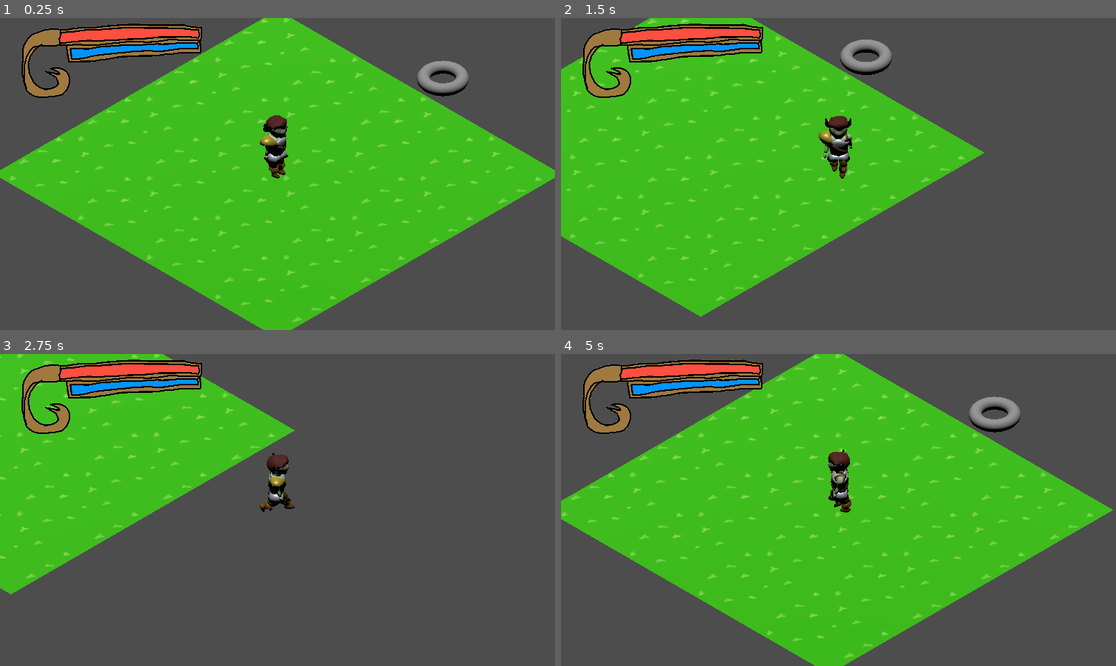
Above: before the commit, frames 1-4 (two rows, left to right).
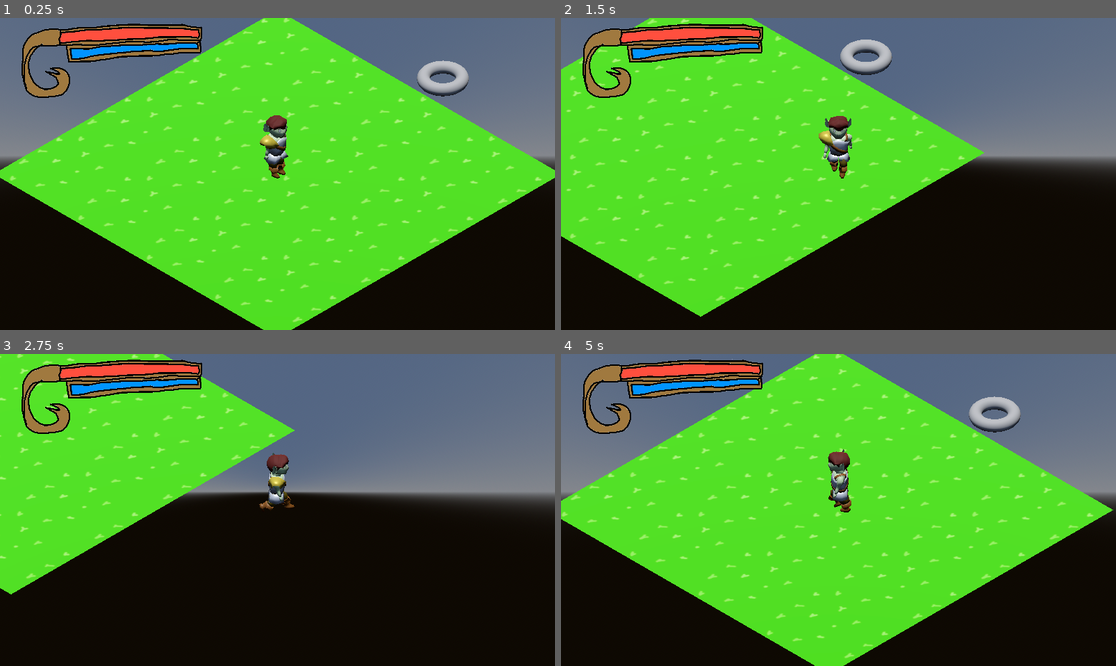
Above: after the commit, the same moments.

Repository: hcthoemmes/cathartic-casting-compulsion
Game: Godot game, scene res://Scenes/world_root.tscn
Same seed, same stepped clock (60 frames per second), same inputs: the game is played once before the commit and once after it. Sound files missing from this copy of the repository are replaced by a short silence.
Inputs:
- Up to frame 1 (0.25 s): no input
- Up to frame 2 (1.5 s): tap Enter at 0.5 s; hold D (east) 0.53-1.28 s; tap Z (use) at 0.6, 1.35 s; hold S (south) from 1.28 s (still down)
- Up to frame 3 (2.75 s): release S (south) at 2.03 s; hold D (east) from 2.03 s (still down); tap Z (use) at 2.1 s
- Up to frame 4 (5 s): release D (east) at 2.78 s; hold W (north) 2.78-3.53 s; tap Z (use) at 2.85, 3.6, 4.35 s; hold A (west) from 3.53 s (still down)

The runs differ from the first frame. In frame 1, 96% of the frame differs, in the area x 0-100%, y 0-100%; in frame 2, 96%; in frame 3, 96%; in frame 4, 96%.

Commit message:
Add WorldEnvironment

Diff:
--- a/Scenes/world_root.tscn
+++ b/Scenes/world_root.tscn
@@ -9,12 +9,30 @@
 [ext_resource type="PackedScene" uid="uid://1ruxle3orpcj" path="res://Scenes/AnimatedHero.tscn" id="6_161yy"]
 [ext_resource type="PackedScene" uid="uid://ch4hah76bvg6x" path="res://Scenes/CameraRig.tscn" id="6_rooha"]
 
+[sub_resource type="ProceduralSkyMaterial" id="ProceduralSkyMaterial_b3nlw"]
+sky_top_color = Color(0.657341, 0.784634, 1, 1)
+sky_horizon_color = Color(1.00268, 1.02676, 1.0716, 1)
+ground_horizon_color = Color(1.00268, 1.02676, 1.0716, 1)
+energy_multiplier = 0.4
+
+[sub_resource type="Sky" id="Sky_jn818"]
+sky_material = SubResource("ProceduralSkyMaterial_b3nlw")
+
+[sub_resource type="Environment" id="Environment_hej2r"]
+background_mode = 2
+sky = SubResource("Sky_jn818")
+tonemap_mode = 2
+glow_enabled = true
+
 [sub_resource type="WorldBoundaryShape3D" id="WorldBoundaryShape3D_favqm"]
 
 [sub_resource type="BoxShape3D" id="BoxShape3D_t731x"]
 size = Vector3(3, 3, 3)
 
 [node name="WorldRoot" type="StaticBody3D"]
+
+[node name="WorldEnvironment" type="WorldEnvironment" parent="."]
+environment = SubResource("Environment_hej2r")
 
 [node name="CanvasLayer" type="CanvasLayer" parent="."]
 
Not shown: 1 places in Scenes/world_root.tscn that only renumber resources
